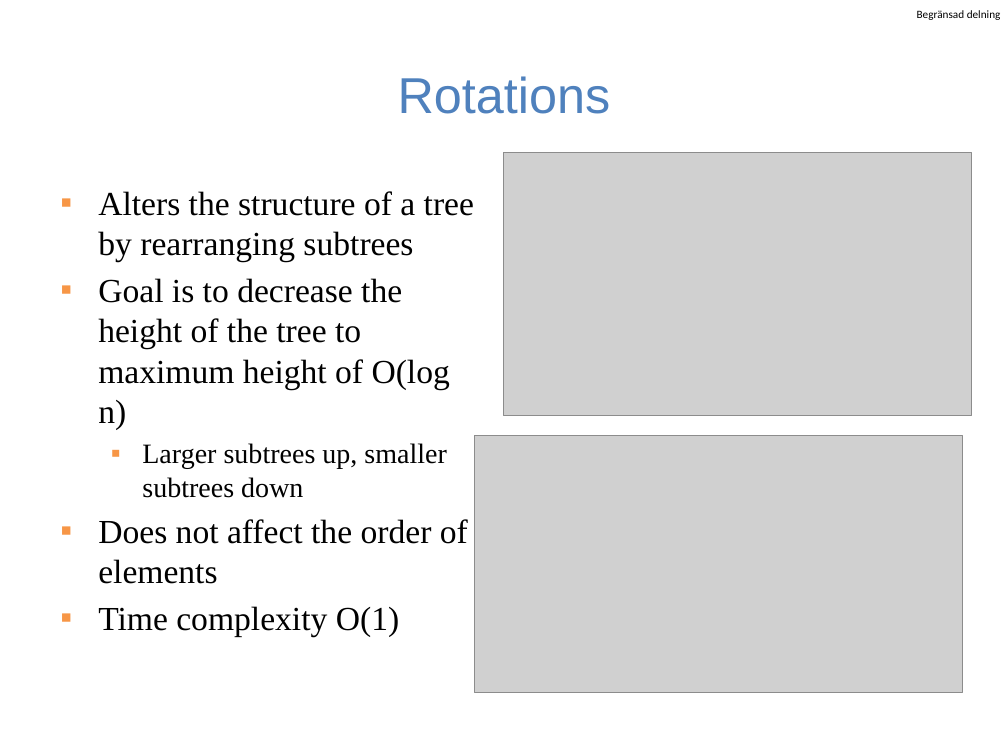
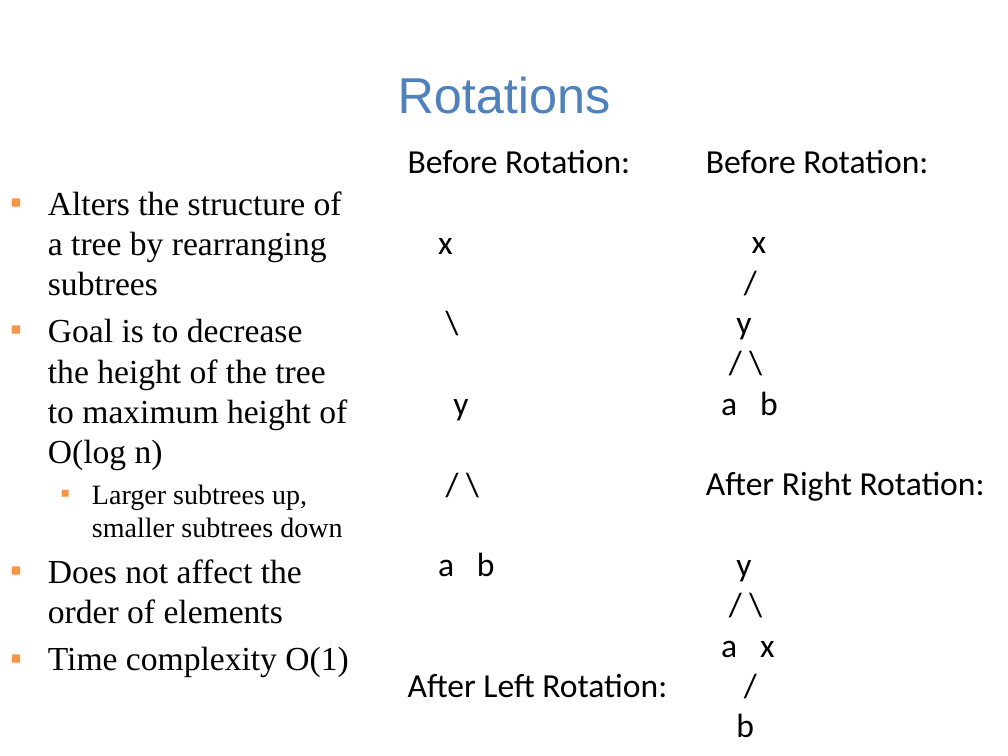
Before and after one commit to guhofstra/CSC111Fa25, a slide deck: slide 7 of PPTs/Lecture 9-red-black trees.pptx (slide 5 before the commit). Drawn at 1008x756 pixels with LibreOffice and Linux fonts; fonts in the diff are those of the drawing; grey boxes stand for pictures. Boxes give left, top, right and bottom in pixels: in the first picture for what was removed or moved away, otherwise in the second. Text is boxed around its words. In the diff, an @@ line names an element or a change of style, - is before the commit and + after.

```diff
--- a/PPTs/Lecture 9-red-black trees.pptx
+++ b/PPTs/Lecture 9-red-black trees.pptx
@@ text removed at <box>917,10,1001,20</box> @@
-Begränsad delning
@@ text added at <box>706,149,985,738</box>, 24 pt, text #000000 @@
+Before Rotation:
+x
+/
+y
+/ \
+a b
+After Right Rotation:
+y
+/ \
+a x
+/
+b
@@ text "Alters the structure of a ..." rewrapped from <box>98,191,474,637</box> to <box>48,191,348,677</box> @@
@@ text added at <box>408,150,667,698</box>, 24 pt, text #000000 @@
+Before Rotation:
+x
+\
+y
+/ \
+a b
+After Left Rotation:
+y
+/ \
+x b
+\
+a
@@ picture removed at <box>503,152,971,415</box> @@
@@ picture removed at <box>475,435,963,692</box> @@
```
Also in this commit, not shown: 16 other slides changed, 6 slides added, 1 other file.
